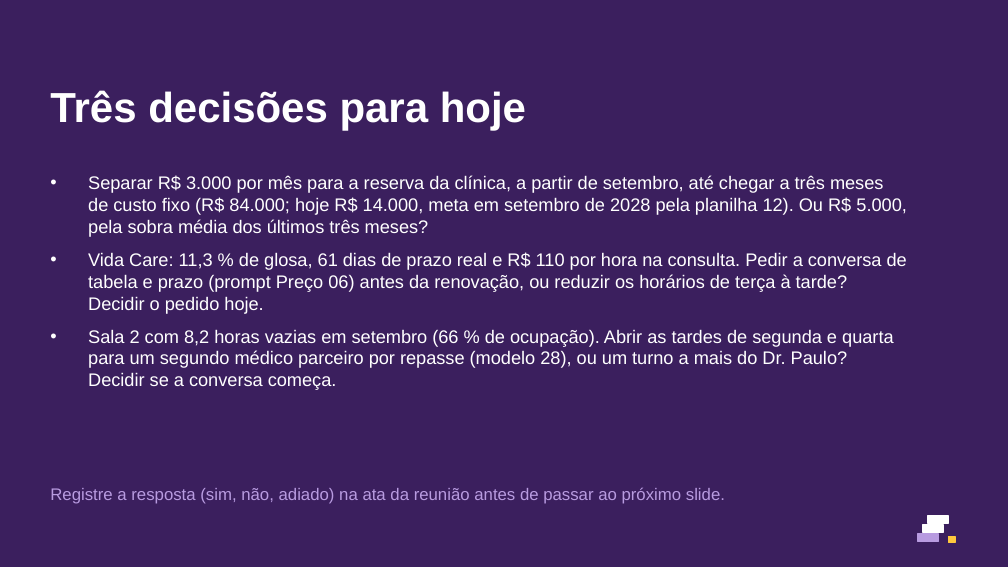
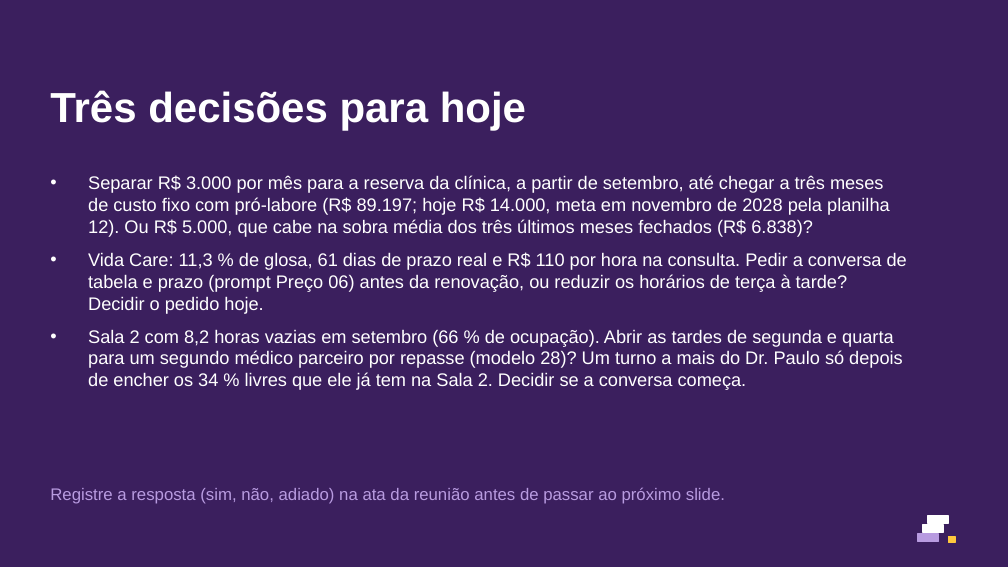
Before and after one commit to eduardomtzz/claude-code, a slide deck: slide 7 of projetos/gestao-ia-planilhas/produto/kit-medicos/entrega/27-modelo-resultado-do-mes-8-slides.pptx. Drawn at 1008x567 pixels with LibreOffice and Linux fonts; fonts in the diff are those of the drawing. Boxes give left, top, right and bottom in pixels: in the first picture for what was removed or moved away, otherwise in the second. Text is boxed around its words. In the diff, an @@ line names an element or a change of style, - is before the commit and + after.

```diff
--- a/projetos/gestao-ia-planilhas/produto/kit-medicos/entrega/27-modelo-resultado-do-mes-8-slides.pptx
+++ b/projetos/gestao-ia-planilhas/produto/kit-medicos/entrega/27-modelo-resultado-do-mes-8-slides.pptx
@@ text at (x1=88, y1=175, x2=890, y2=237): text changed @@
-• Separar R$ 3.000 por mês para a reserva da clínica, a partir de setembro, até chegar a três meses de custo fixo (R$ 84.000; hoje R$ 14.000, meta em setembro de 2028 pela planilha 12). Ou R$ 5.000, pela sobra média dos últimos três meses?
+• Separar R$ 3.000 por mês para a reserva da clínica, a partir de setembro, até chegar a três meses de custo fixo com pró-labore (R$ 89.197; hoje R$ 14.000, meta em novembro de 2028 pela planilha 12). Ou R$ 5.000, que cabe na sobra média dos três últimos meses fechados (R$ 6.838)?
@@ text at (x1=88, y1=329, x2=903, y2=390): text changed @@
-• Sala 2 com 8,2 horas vazias em setembro (66 % de ocupação). Abrir as tardes de segunda e quarta para um segundo médico parceiro por repasse (modelo 28), ou um turno a mais do Dr. Paulo? Decidir se a conversa começa.
+• Sala 2 com 8,2 horas vazias em setembro (66 % de ocupação). Abrir as tardes de segunda e quarta para um segundo médico parceiro por repasse (modelo 28)? Um turno a mais do Dr. Paulo só depois de encher os 34 % livres que ele já tem na Sala 2. Decidir se a conversa começa.
```
Also in this commit, not shown: 5 other slides changed, 37 other files.
